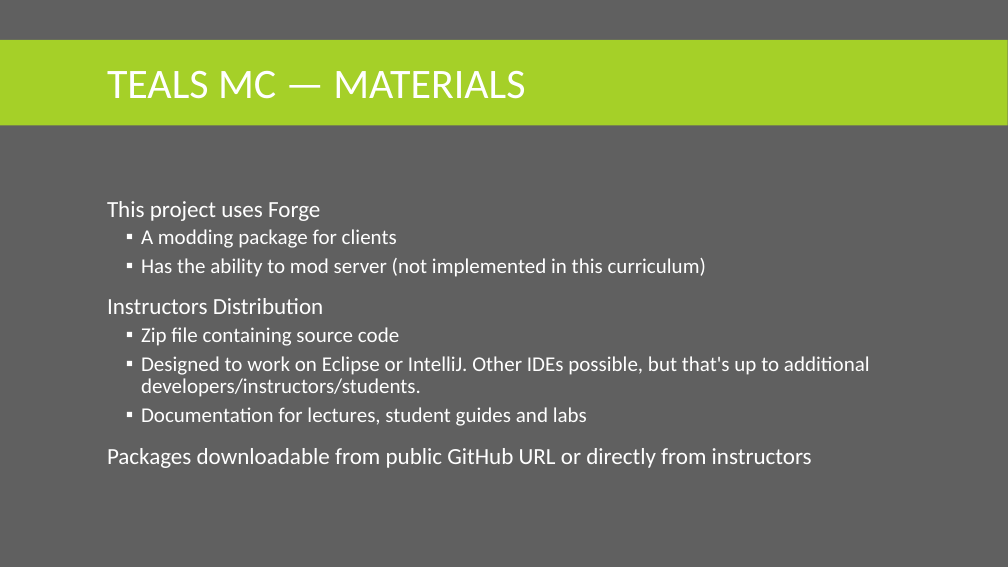
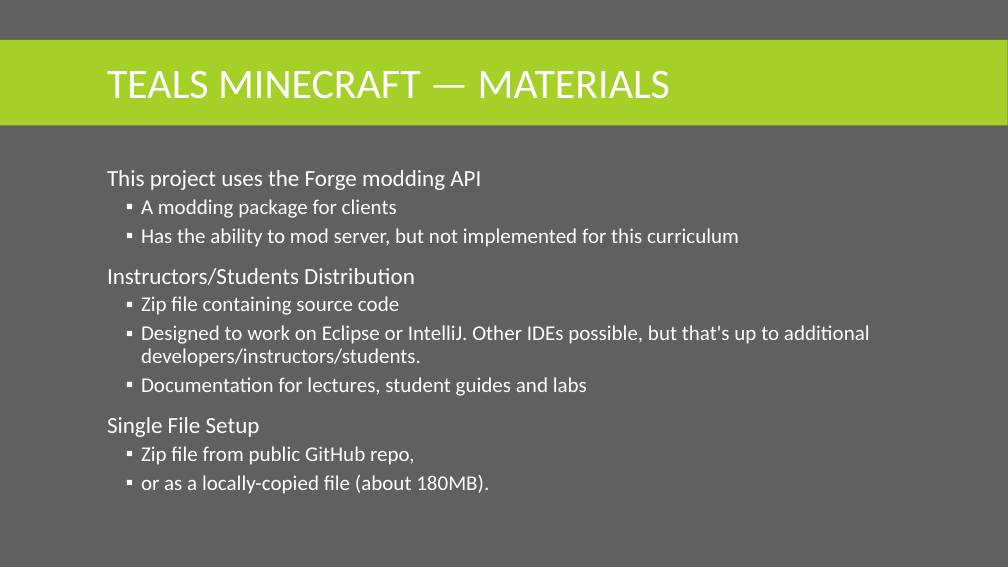
Before and after one commit to TEALSK12/teals-minecraft, a slide deck: slide 8 of docs/doc/TEALS Intro Presentation.pptx. Drawn at 1008x567 pixels with LibreOffice and Linux fonts; fonts in the diff are those of the drawing. Boxes give left, top, right and bottom in pixels: in the first picture for what was removed or moved away, otherwise in the second. Text is boxed around its words. In the diff, an @@ line names an element or a change of style, - is before the commit and + after.

```diff
--- a/docs/doc/TEALS Intro Presentation.pptx
+++ b/docs/doc/TEALS Intro Presentation.pptx
@@ title at (x1=107, y1=70, x2=670, y2=99): text changed @@
-TEALS MC — MATERIALS
+TEALS MINECRAFT — MATERIALS
@@ text "This project uses the Forge ..." moved from (x1=107, y1=201, x2=870, y2=468) to (x1=107, y1=170, x2=870, y2=494) @@
@@ text at (x1=107, y1=170, x2=481, y2=190): text changed @@
-This project uses Forge
+This project uses the Forge modding API
@@ text at (x1=107, y1=228, x2=739, y2=285): text changed @@
-  ▪ Has the ability to mod server (not implemented in this curriculum)
-Instructors Distribution
+  ▪ Has the ability to mod server, but not implemented for this curriculum
+Instructors/Students Distribution
@@ text at (x1=107, y1=417, x2=489, y2=494): text changed; size 22 to 20 pt @@
-Packages downloadable from public GitHub URL or directly from instructors
+Single File Setup
+  ▪ Zip file from public GitHub repo,
+  ▪ or as a locally-copied file (about 180MB).
```
Also in this commit, not shown: 3 other slides changed.
